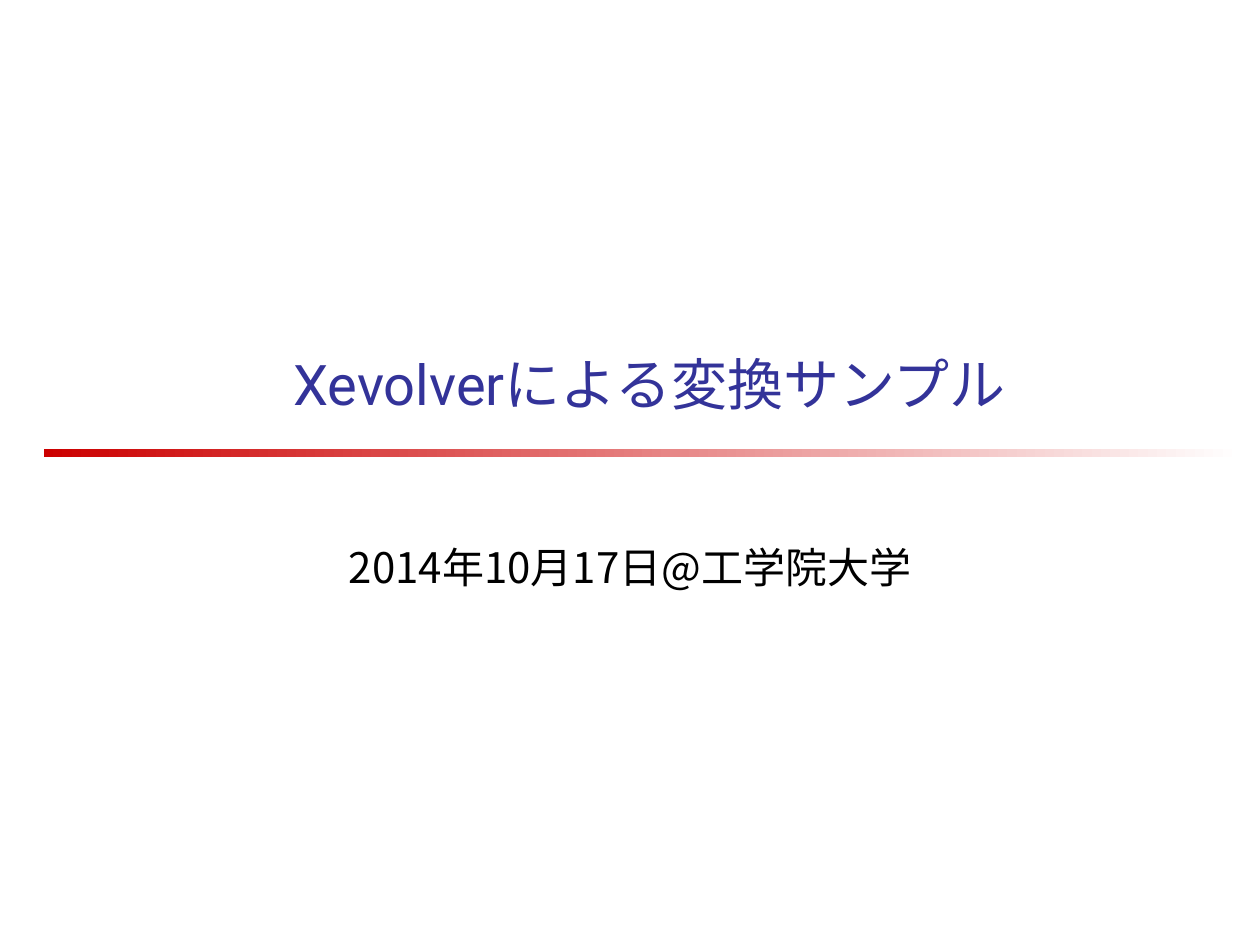
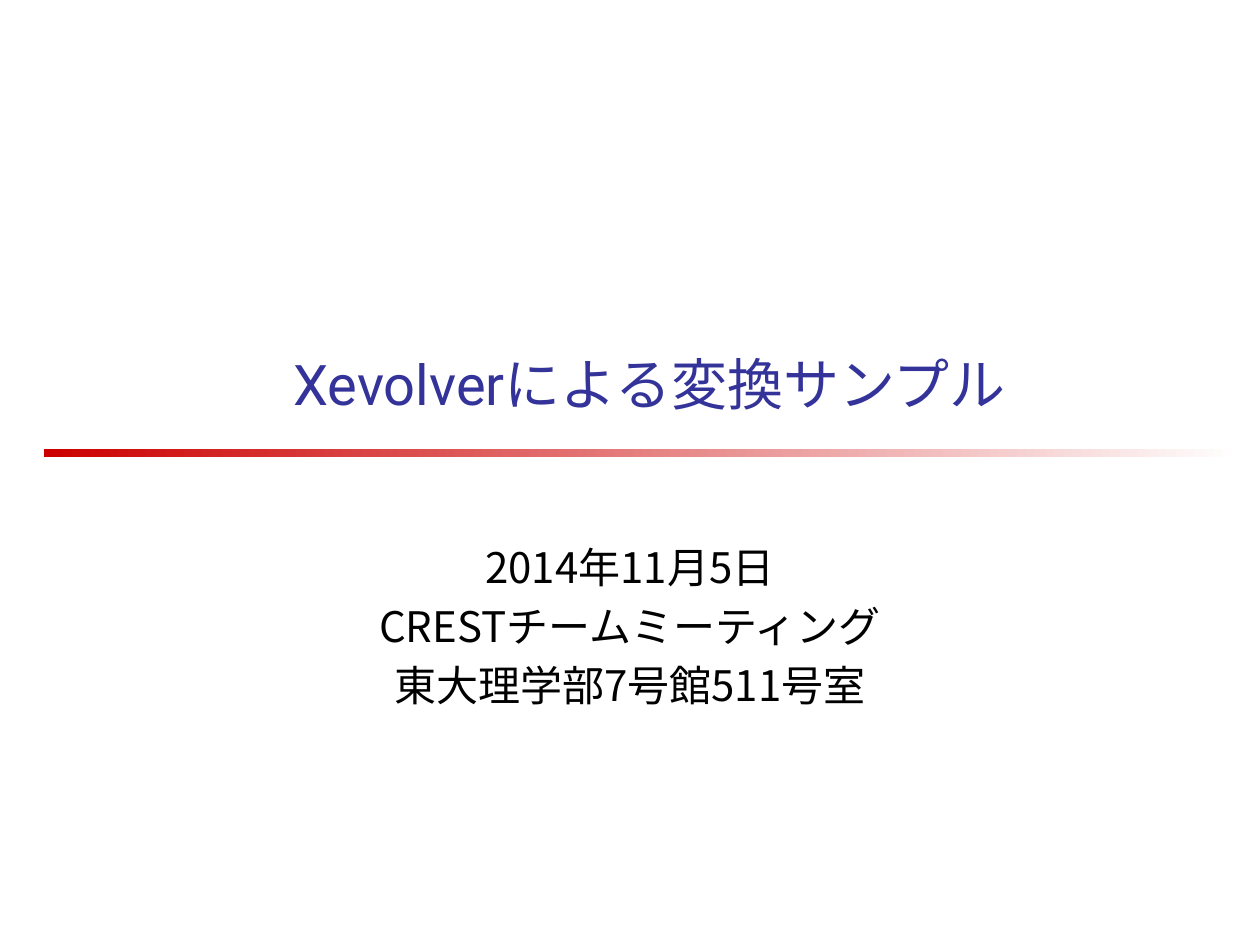
Before and after one commit to xevolver/xevxml, a slide deck: slide 1 of doc/Xev-Samples.pptx. Drawn at 1260x945 pixels with LibreOffice and Linux fonts; fonts in the diff are those of the drawing. Boxes give left, top, right and bottom in pixels: in the first picture for what was removed or moved away, otherwise in the second. Text is boxed around its words. In the diff, an @@ line names an element or a change of style, - is before the commit and + after.

```diff
--- a/doc/Xev-Samples.pptx
+++ b/doc/Xev-Samples.pptx
@@ subtitle at (x1=379, y1=547, x2=881, y2=705): text changed @@
-2014年10月17日@工学院大学
+2014年11月5日
+CRESTチームミーティング
+東大理学部7号館511号室
```
Also in this commit, not shown: 6 other slides changed, 4 slides added, 5 other files.
